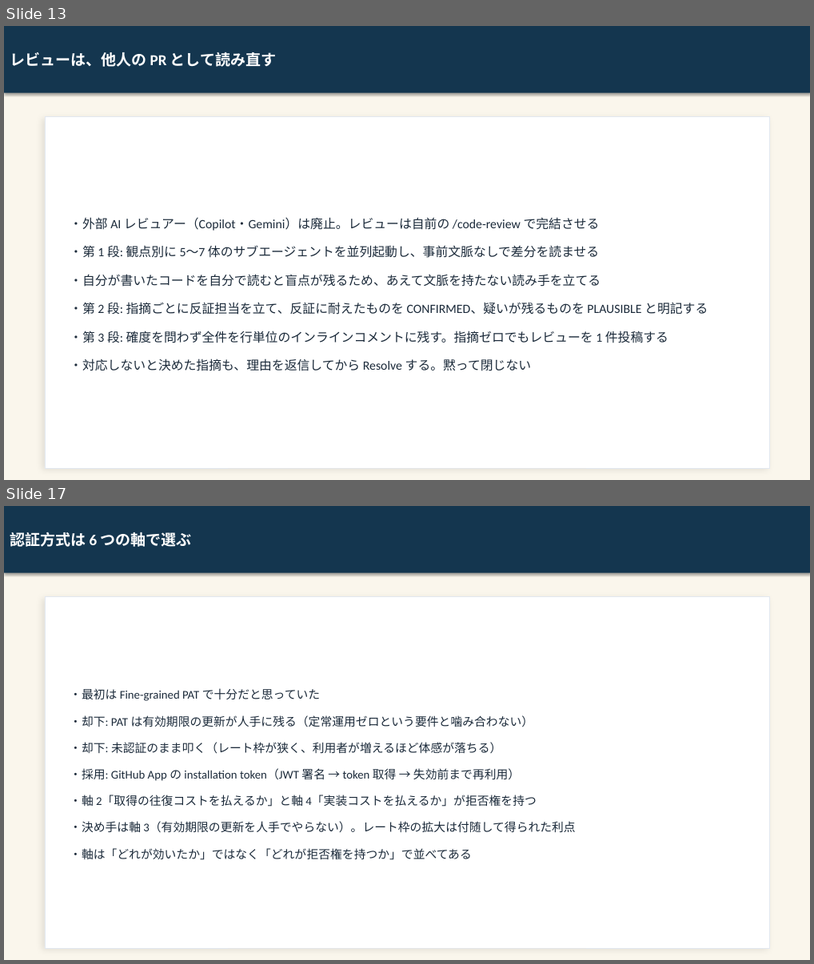
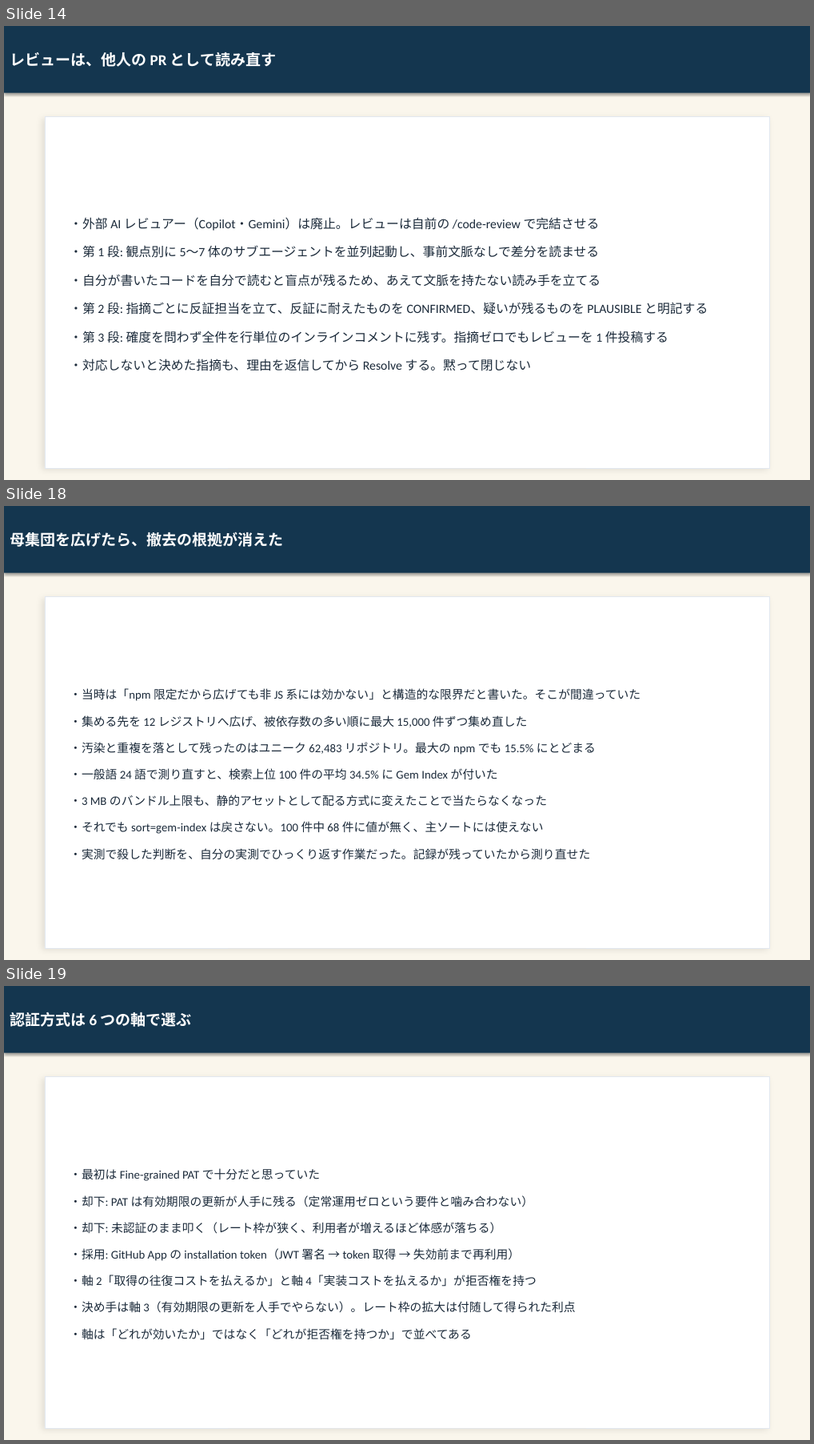
Before and after one commit to kai-kou/gem-hunter, a slide deck: content/slides/project-explanation-20260822/output/gem-hunter_text.pptx. Shown one above the other, each under a label of ours: slides 13 and 17 before the commit, slides 14, 18 and 19 after it; the slides between them are not shown. The pictures are 814x964 and 814x1444 pixels, drawn with LibreOffice and Linux fonts; fonts in the diff are those of the drawing. Boxes give left, top, right and bottom in pixels: in the first picture for what was removed or moved away, otherwise in the second. Text is boxed around its words. In the diff, an @@ line names an element or a change of style, - is before the commit and + after.

```diff
--- a/content/slides/project-explanation-20260822/output/gem-hunter_text.pptx
+++ b/content/slides/project-explanation-20260822/output/gem-hunter_text.pptx
@@ slide 18 added at box(4, 506, 810, 960), background #FAF6EC @@
@@ rectangle added at box(4, 506, 810, 573), fill #14364F, 18 pt, text #FFFFFF, bold @@
+母集団を広げたら、撤去の根拠が消えた
@@ rectangle added at box(45, 597, 770, 949), fill #FFFFFF, outline #E2E8F0 0.5 pt @@
@@ text added at box(70, 688, 642, 860), 14 pt, text #1B2A3A @@
+・当時は「npm 限定だから広げても非 JS 系には効かない」と構造的な限界だと書いた。そこが間違っていた
+・集める先を 12 レジストリへ広げ、被依存数の多い順に最大 15,000 件ずつ集め直した
+・汚染と重複を落として残ったのはユニーク 62,483 リポジトリ。最大の npm でも 15.5% にとどまる
+・一般語 24 語で測り直すと、検索上位 100 件の平均 34.5% に Gem Index が付いた
+・3 MB のバンドル上限も、静的アセットとして配る方式に変えたことで当たらなくなった
+・それでも sort=gem-index は戻さない。100 件中 68 件に値が無く、主ソートには使えない
+・実測で殺した判断を、自分の実測でひっくり返す作業だった。記録が残っていたから測り直せた
@@ what was slide 13 is now slide 14 @@
@@ what was slide 17 is now slide 19 @@
```
Also in this commit, not shown: 12 slides changed, 1 other slide added, 4 other files.
